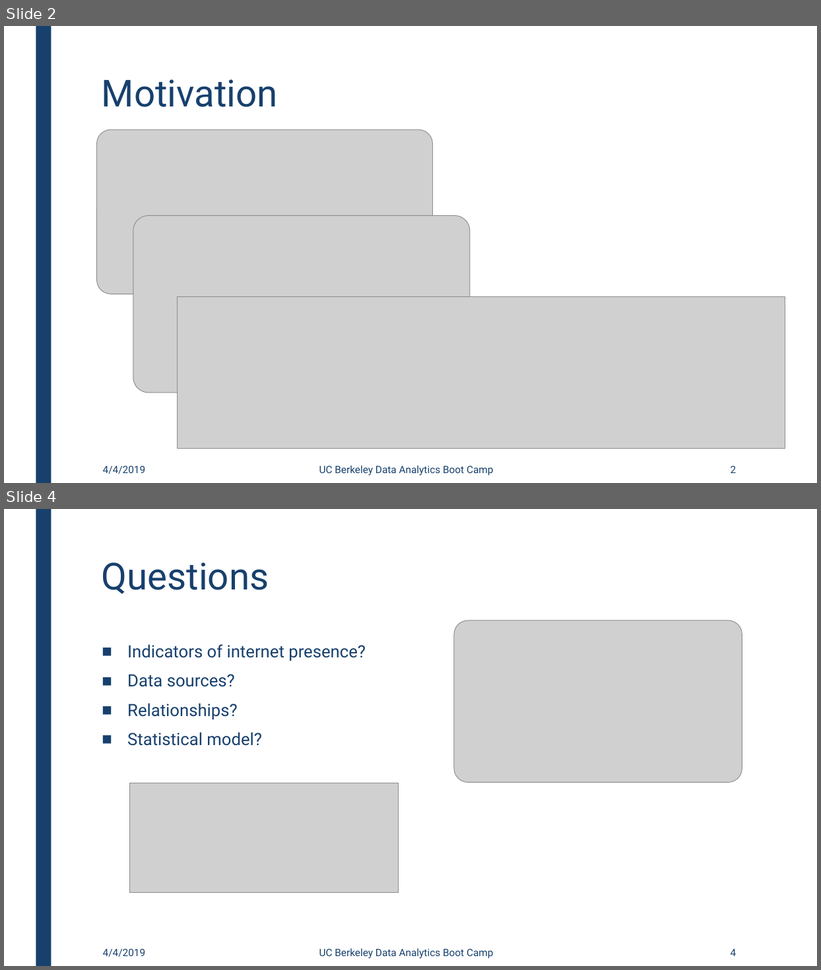
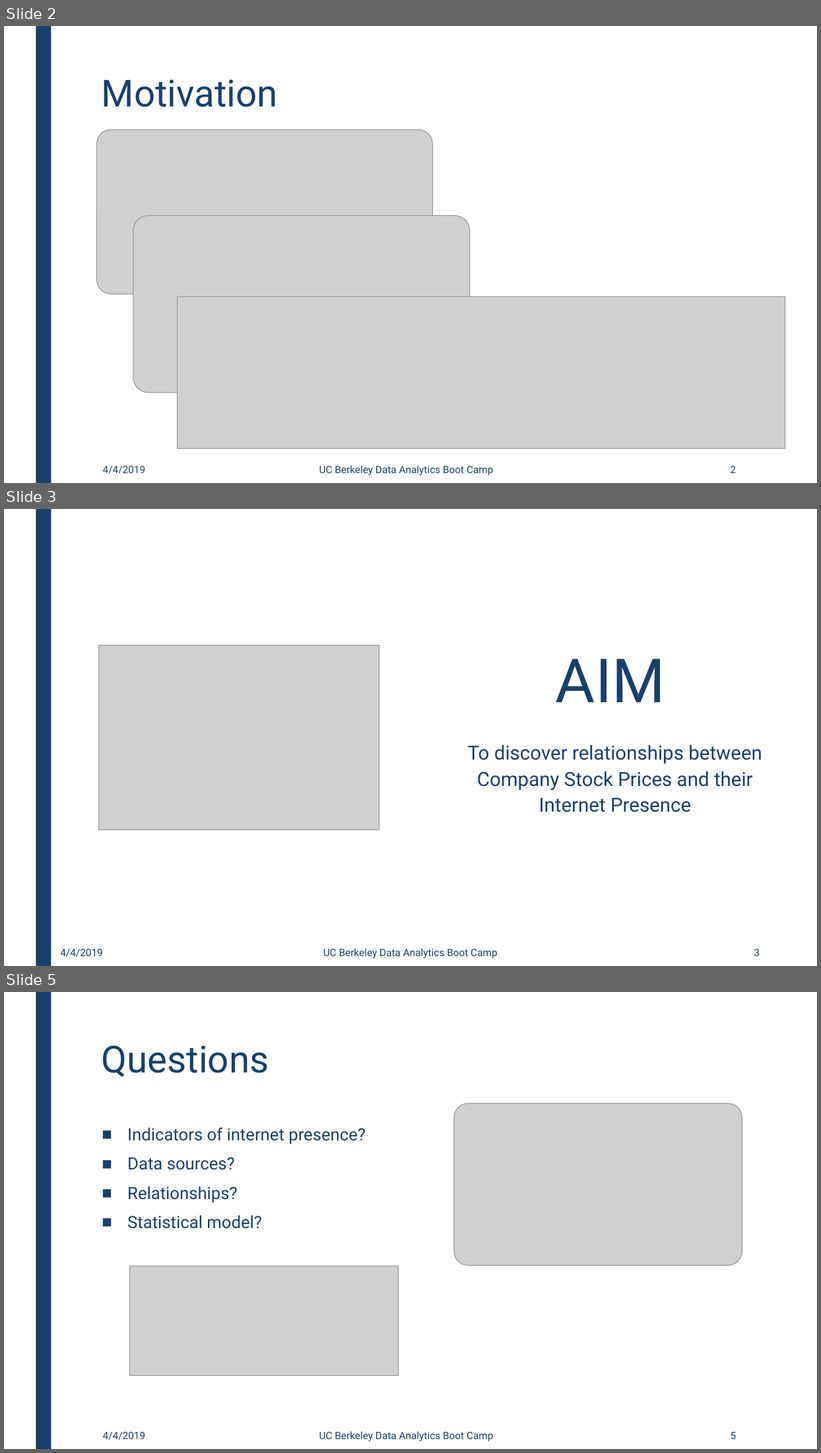
Before and after one commit to gaurav14111/Company-Stocks-vs-Internet-presence, a slide deck: Presentation/Presentation v5.pptx. Shown one above the other, each under a label of ours: slides 2 and 4 before the commit, slides 2, 3 and 5 after it; the slides between them are not shown. The pictures are 821x970 and 821x1453 pixels, drawn with LibreOffice and Linux fonts; fonts in the diff are those of the drawing; grey boxes stand for pictures. Boxes give left, top, right and bottom in pixels: in the first picture for what was removed or moved away, otherwise in the second. Text is boxed around its words. In the diff, an @@ line names an element or a change of style, - is before the commit and + after.

```diff
--- a/Presentation/Presentation v5.pptx
+++ b/Presentation/Presentation v5.pptx
@@ slide 3 added at (4,509,817,966), background #FFFFFF; not listed: 1 template element that a slide beside it also shows @@
@@ picture added at (98,645,379,830) @@
@@ title added at (556,659,665,702), 72 pt, text #17406D @@
+AIM
@@ text added at (468,745,762,813), 23 pt, text #17406D @@
+To discover relationships between Company Stock Prices and their Internet Presence
@@ text added at (60,949,103,957), 12 pt, text #17406D @@
+4/4/2019
@@ text added at (323,949,497,959), 12 pt, text #17406D @@
+UC Berkeley Data Analytics Boot Camp
@@ page number added at (754,949,760,956), 12 pt, text #17406D @@
+3
@@ what was slide 4 is now slide 5 @@
@@ page number at (731,1432,737,1439): text changed @@
-4
+5
```
Also in this commit, not shown: 3 slides changed, 1 other slide added.
